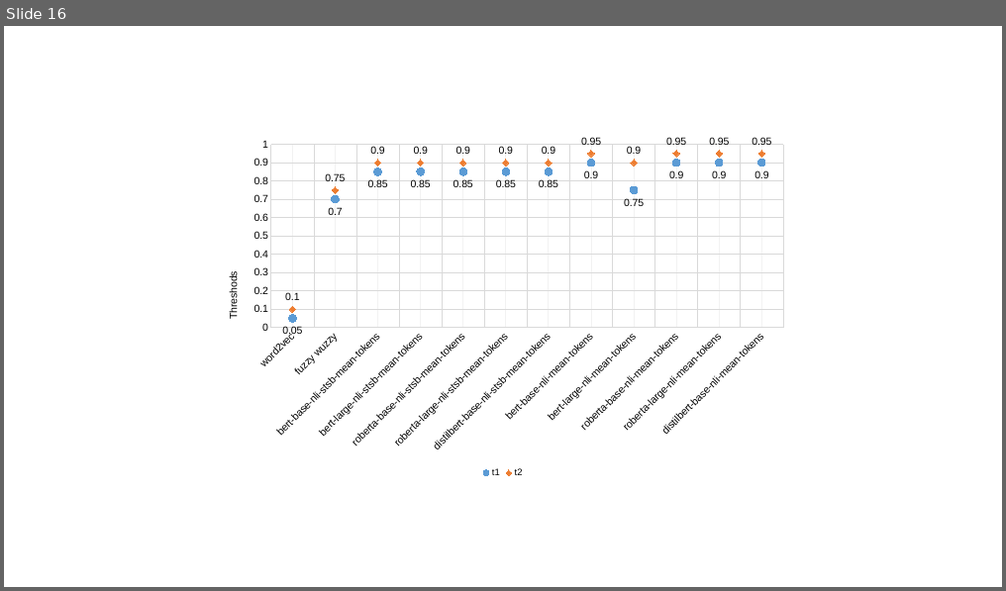
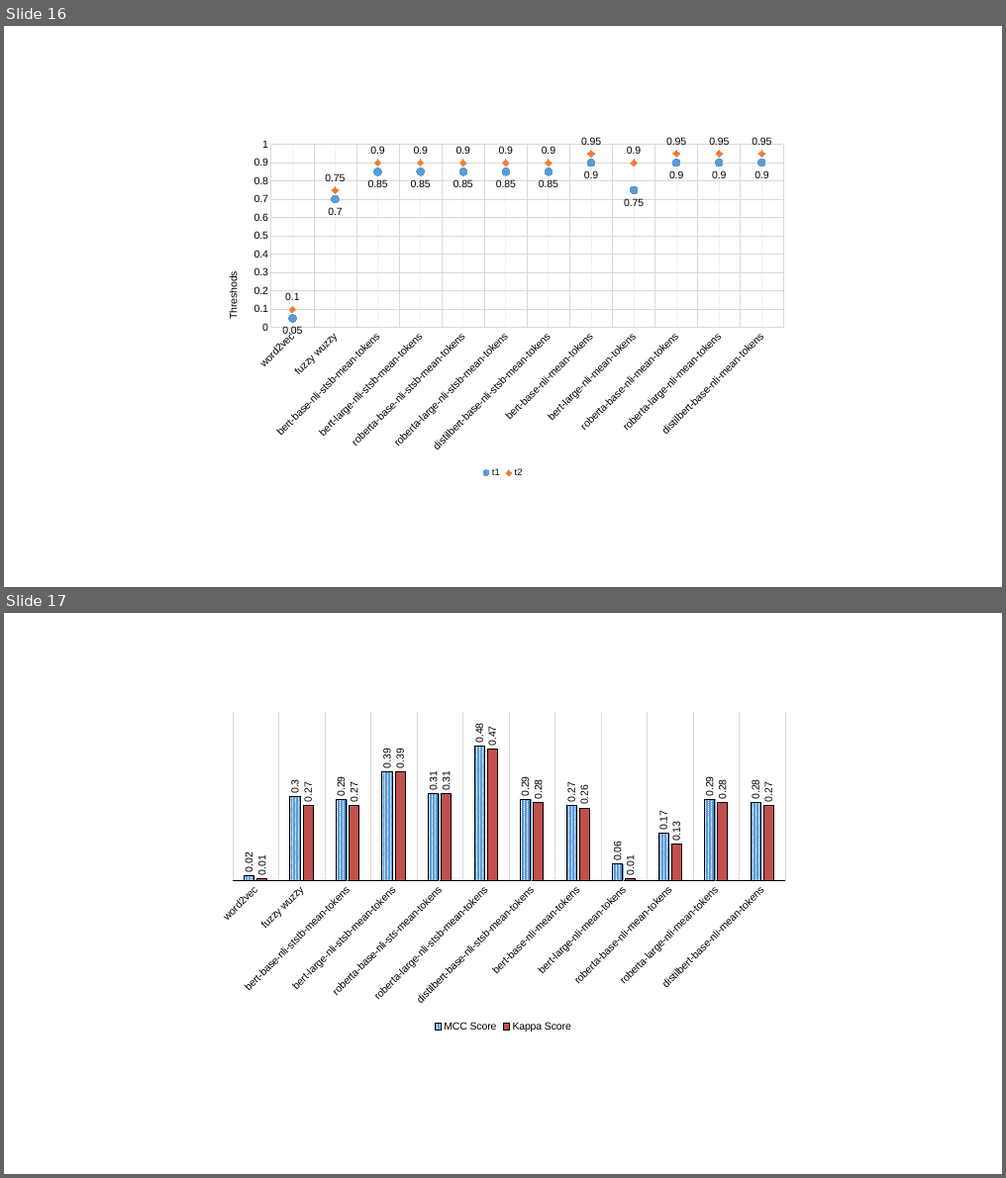
Before and after one commit to desertzebra/EMR-Interoperability, a slide deck: Presentations/EMR Interroperability V0.2.pptx. Shown one above the other, each under a label of ours: slide 16 before the commit, slides 16 and 17 after it. The pictures are 1006x591 and 1006x1178 pixels, drawn with LibreOffice and Linux fonts; fonts in the diff are those of the drawing. Boxes give left, top, right and bottom in pixels: in the first picture for what was removed or moved away, otherwise in the second. Text is boxed around its words. In the diff, an @@ line names an element or a change of style, - is before the commit and + after.

```diff
--- a/Presentations/EMR Interroperability V0.2.pptx
+++ b/Presentations/EMR Interroperability V0.2.pptx
@@ slide 17 added at [4, 613, 1002, 1174], background #FFFFFF @@
@@ column chart added at [209, 706, 797, 1036] @@
+categories: word2vec, fuzzy wuzzy, bert-base-nli-ststb-mean-tokens, bert-large-nli-stsb-mean-tokens, roberta-base-nli-sts-mean-tokens, roberta-large-nli-stsb-mean-tokens, distilbert-base-nli-stsb-mean-tokens, bert-base-nli-mean-tokens, bert-large-nli-mean-tokens, roberta-base-nli-mean-tokens, roberta-large-nli-mean-tokens, distilbert-base-nli-mean-tokens
+MCC Score: 0.02, 0.3, 0.29, 0.39, 0.31, 0.48, 0.29, 0.27, 0.06, 0.17, 0.29, 0.28
+Kappa Score: 0.01, 0.27, 0.27, 0.39, 0.31, 0.47, 0.28, 0.26, 0.01, 0.13, 0.28, 0.27
```
Also in this commit, not shown: 8 other files.
